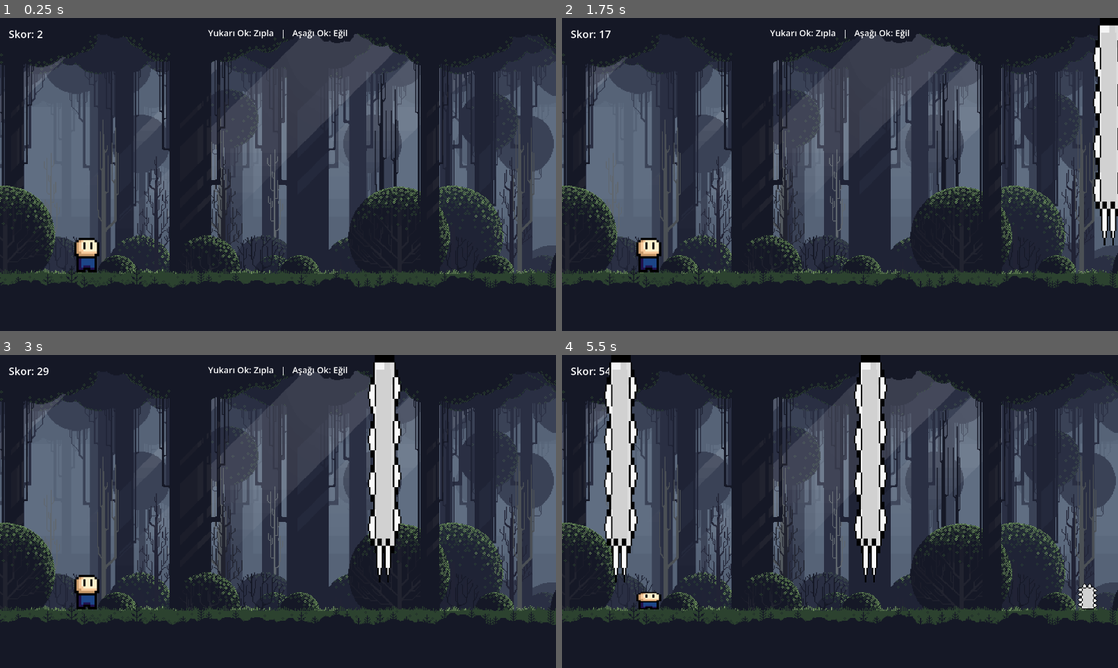
Above: before the commit, frames 1-4 (two rows, left to right).
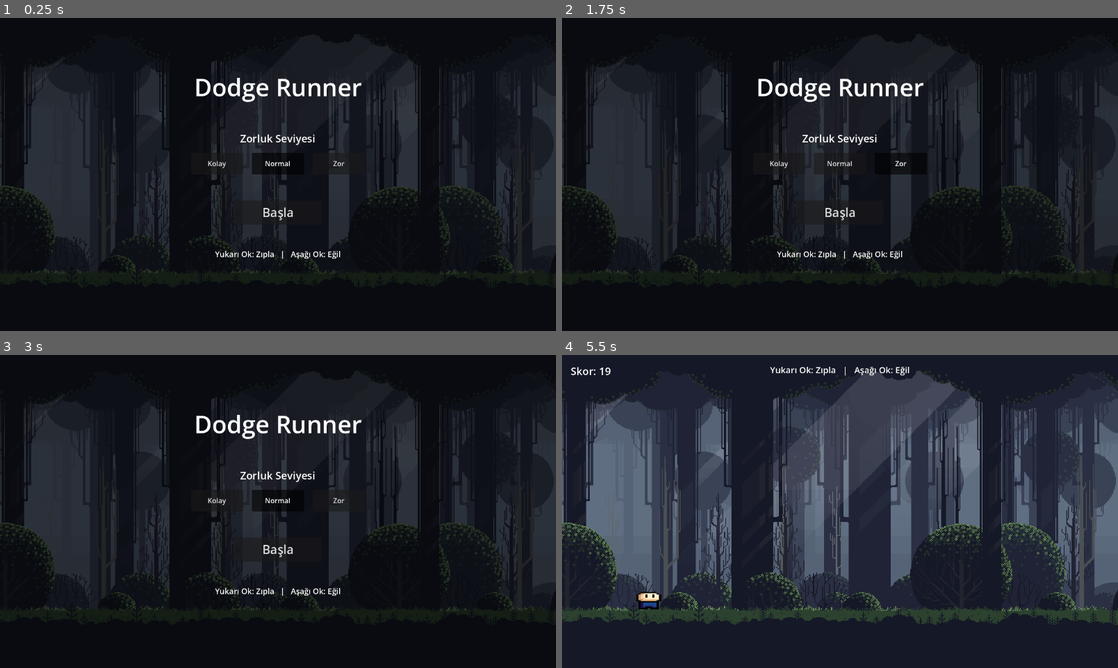
Above: after the commit, the same moments.

Repository: eorhan23/Dodge-Runner
Game: Godot game, scene res://scenes/MainMenu.tscn
The game is run twice, just before and just after one commit, with the same random seed, the same clock (stepped at 60 frames per second) and the same inputs. Before the commit the project starts from res://scenes/Main.tscn.
Inputs (mouse positions are in pixels of both pictures, inside the frame that each line leads up to):
- Up to frame 1 (0.25 s): no input
- Up to frame 2 (1.75 s): click (778, 165) at 0.5 s, where only the run after the commit has a clickable "Kolay"; click (901, 165) at 1.25 s, where only the run after the commit has a clickable "Zor"
- Up to frame 3 (3 s): click (278, 502) at 2 s, where only the run after the commit has a clickable "Normal"; click (278, 502) at 2.75 s, where only the run after the commit has a clickable "Normal"
- Up to frame 4 (5.5 s): click (840, 549) at 3.5 s, where only the run after the commit has a clickable "Başla"; hold Up (ui_up) 4.28-5.03 s; hold Down (ui_down) from 5.03 s (still down)

The runs differ from the first frame. In frame 1, 60% of the frame differs, in the area x 0-100%, y 3-87%; in frame 2, 60%; in frame 3, 60%, in the area x 0-100%, y 2-87%; in frame 4, 7.2%.

Commit message:
Faz 6 tamamlandı

Diff:
--- a/src/project.godot
+++ b/src/project.godot
@@ -11,7 +11,7 @@
 [application]
 
 config/name="Dodge Runner"
-run/main_scene="res://scenes/Main.tscn"
+run/main_scene="res://scenes/MainMenu.tscn"
 config/features=PackedStringArray("4.7", "GL Compatibility")
 
 [autoload]
--- a/src/scenes/GameOver.tscn
+++ b/src/scenes/GameOver.tscn
@@ -32,8 +32,15 @@
 text = "Skor: 0"
 
 [node name="RestartButton" type="Button" parent="."]
-offset_left = 540.0
+offset_left = 430.0
 offset_top = 380.0
-offset_right = 740.0
+offset_right = 620.0
 offset_bottom = 420.0
 text = "Tekrar Oyna"
+
+[node name="MainMenuButton" type="Button" parent="."]
+offset_left = 660.0
+offset_top = 380.0
+offset_right = 850.0
+offset_bottom = 420.0
+text = "Ana Menü"
--- a/src/scenes/Main.tscn
+++ b/src/scenes/Main.tscn
@@ -4,8 +4,10 @@
 [ext_resource type="Script" uid="uid://bxsly4jgxu0gi" path="res://scripts/ScoreLabel.gd" id="2"]
 [ext_resource type="Texture2D" uid="uid://k7be3eypc3n0" path="res://assets/sprites/background.png" id="3"]
 [ext_resource type="Script" uid="uid://be3w8msl02ark" path="res://scripts/ControlsHint.gd" id="4"]
+[ext_resource type="Script" path="res://scripts/Main.gd" id="5"]
 
 [node name="Main" type="Node2D" unique_id=1483584541]
+script = ExtResource("5")
 
 [node name="Background" type="Sprite2D" parent="." unique_id=1553426895]
 position = Vector2(640, -93)
--- /dev/null
+++ b/src/scenes/MainMenu.tscn
@@ -0,0 +1,83 @@
+[gd_scene load_steps=4 format=3]
+
+[ext_resource type="Script" path="res://scripts/MainMenu.gd" id="1"]
+[ext_resource type="Texture2D" path="res://assets/sprites/background.png" id="2"]
+
+[sub_resource type="ButtonGroup" id="ButtonGroup_1"]
+
+[node name="MainMenu" type="Control"]
+anchor_right = 1.0
+anchor_bottom = 1.0
+script = ExtResource("1")
+
+[node name="Background" type="Sprite2D" parent="."]
+position = Vector2(640, -93)
+scale = Vector2(2.05, 2.05)
+texture = ExtResource("2")
+
+[node name="Overlay" type="ColorRect" parent="."]
+anchor_right = 1.0
+anchor_bottom = 1.0
+color = Color(0, 0, 0, 0.55)
+
+[node name="TitleLabel" type="Label" parent="."]
+offset_left = 340.0
+offset_top = 120.0
+offset_right = 940.0
+offset_bottom = 190.0
+theme_override_font_sizes/font_size = 56
+horizontal_alignment = 1
+text = "Dodge Runner"
+
+[node name="DifficultyLabel" type="Label" parent="."]
+offset_left = 340.0
+offset_top = 260.0
+offset_right = 940.0
+offset_bottom = 292.0
+theme_override_font_sizes/font_size = 24
+horizontal_alignment = 1
+text = "Zorluk Seviyesi"
+
+[node name="DifficultyButtons" type="HBoxContainer" parent="."]
+offset_left = 440.0
+offset_top = 310.0
+offset_right = 840.0
+offset_bottom = 360.0
+theme_override_constants/separation = 20
+alignment = 1
+
+[node name="EasyButton" type="Button" parent="DifficultyButtons"]
+custom_minimum_size = Vector2(120, 50)
+toggle_mode = true
+button_group = SubResource("ButtonGroup_1")
+text = "Kolay"
+
+[node name="NormalButton" type="Button" parent="DifficultyButtons"]
+custom_minimum_size = Vector2(120, 50)
+toggle_mode = true
+button_pressed = true
+button_group = SubResource("ButtonGroup_1")
+text = "Normal"
+
+[node name="HardButton" type="Button" parent="DifficultyButtons"]
+custom_minimum_size = Vector2(120, 50)
+toggle_mode = true
+button_group = SubResource("ButtonGroup_1")
+text = "Zor"
+
+[node name="StartButton" type="Button" parent="."]
+offset_left = 540.0
+offset_top = 420.0
+offset_right = 740.0
+offset_bottom = 475.0
+theme_override_font_sizes/font_size = 28
+text = "Başla"
+
+[node name="ControlsLabel" type="Label" parent="."]
+offset_left = 340.0
+offset_top = 530.0
+offset_right = 940.0
+offset_bottom = 562.0
+theme_override_font_sizes/font_size = 18
+horizontal_alignment = 1
+text = "Yukarı Ok: Zıpla   |   Aşağı Ok: Eğil"
--- a/src/scripts/GameManager.gd
+++ b/src/scripts/GameManager.gd
@@ -2,46 +2,87 @@
 
 const GAME_OVER_SCENE := preload("res://scenes/GameOver.tscn")
 
+enum Difficulty { EASY, NORMAL, HARD }
+
+const DIFFICULTY_SETTINGS := {
+	Difficulty.EASY: {
+		"start_speed": 0.85,
+		"max_speed": 1.8,
+		"start_spawn": 1.15,
+		"min_spawn": 0.6,
+	},
+	Difficulty.NORMAL: {
+		"start_speed": 1.0,
+		"max_speed": 2.2,
+		"start_spawn": 1.0,
+		"min_spawn": 0.5,
+	},
+	Difficulty.HARD: {
+		"start_speed": 1.25,
+		"max_speed": 2.8,
+		"start_spawn": 0.85,
+		"min_spawn": 0.4,
+	},
+}
+
 const DIFFICULTY_INTERVAL := 10.0
 const SPEED_INCREASE := 0.08
 const SPAWN_INTERVAL_DECREASE := 0.08
-const MAX_SPEED_MULTIPLIER := 2.2
-const MIN_SPAWN_INTERVAL_MULTIPLIER := 0.5
 const SCORE_PER_SECOND := 10.0
 
+var difficulty: Difficulty = Difficulty.NORMAL
 var elapsed_time: float = 0.0
 var score: int = 0
 var speed_multiplier: float = 1.0
 var spawn_interval_multiplier: float = 1.0
 var is_game_over: bool = false
+var is_running: bool = false
 
 var _difficulty_timer: float = 0.0
 
 
 func _process(delta: float) -> void:
+	if not is_running:
+		return
+
 	elapsed_time += delta
 	score = int(elapsed_time * SCORE_PER_SECOND)
 
 	_difficulty_timer += delta
 	if _difficulty_timer >= DIFFICULTY_INTERVAL:
 		_difficulty_timer -= DIFFICULTY_INTERVAL
-		speed_multiplier = min(speed_multiplier * (1.0 + SPEED_INCREASE), MAX_SPEED_MULTIPLIER)
-		spawn_interval_multiplier = max(spawn_interval_multiplier * (1.0 - SPAWN_INTERVAL_DECREASE), MIN_SPAWN_INTERVAL_MULTIPLIER)
+		var settings: Dictionary = DIFFICULTY_SETTINGS[difficulty]
+		speed_multiplier = min(speed_multiplier * (1.0 + SPEED_INCREASE), settings["max_speed"])
+		spawn_interval_multiplier = max(spawn_interval_multiplier * (1.0 - SPAWN_INTERVAL_DECREASE), settings["min_spawn"])
+
+
+func set_difficulty(new_difficulty: Difficulty) -> void:
+	difficulty = new_difficulty
+	reset()
+
+
+func start_game() -> void:
+	reset()
+	SpawnManager.reset()
+	is_running = true
 
 
 func game_over() -> void:
 	if is_game_over:
 		return
 	is_game_over = true
+	is_running = false
 	get_tree().paused = true
 	var game_over_ui := GAME_OVER_SCENE.instantiate()
 	get_tree().current_scene.add_child(game_over_ui)
 
 
 func reset() -> void:
+	var settings: Dictionary = DIFFICULTY_SETTINGS[difficulty]
 	elapsed_time = 0.0
 	score = 0
-	speed_multiplier = 1.0
-	spawn_interval_multiplier = 1.0
+	speed_multiplier = settings["start_speed"]
+	spawn_interval_multiplier = settings["start_spawn"]
 	_difficulty_timer = 0.0
 	is_game_over = false
+	is_running = false
--- a/src/scripts/GameOver.gd
+++ b/src/scripts/GameOver.gd
@@ -2,14 +2,22 @@
 
 @onready var final_score_label: Label = $FinalScoreLabel
 @onready var restart_button: Button = $RestartButton
+@onready var main_menu_button: Button = $MainMenuButton
 
 
 func _ready() -> void:
 	final_score_label.text = "Skor: %d" % GameManager.score
 	restart_button.pressed.connect(_on_restart_pressed)
+	main_menu_button.pressed.connect(_on_main_menu_pressed)
 
 
 func _on_restart_pressed() -> void:
+	# Sahne yeniden yüklenince Main.gd._ready() GameManager.start_game()'i çağırır.
+	get_tree().paused = false
+	get_tree().reload_current_scene()
+
+
+func _on_main_menu_pressed() -> void:
 	GameManager.reset()
 	get_tree().paused = false
-	get_tree().reload_current_scene()
+	get_tree().change_scene_to_file("res://scenes/MainMenu.tscn")
--- /dev/null
+++ b/src/scripts/Main.gd
@@ -0,0 +1,5 @@
+extends Node2D
+
+
+func _ready() -> void:
+	GameManager.start_game()
--- /dev/null
+++ b/src/scripts/MainMenu.gd
@@ -0,0 +1,29 @@
+extends Control
+
+@onready var easy_button: Button = $DifficultyButtons/EasyButton
+@onready var normal_button: Button = $DifficultyButtons/NormalButton
+@onready var hard_button: Button = $DifficultyButtons/HardButton
+@onready var start_button: Button = $StartButton
+
+
+func _ready() -> void:
+	easy_button.pressed.connect(_on_difficulty_selected.bind(GameManager.Difficulty.EASY))
+	normal_button.pressed.connect(_on_difficulty_selected.bind(GameManager.Difficulty.NORMAL))
+	hard_button.pressed.connect(_on_difficulty_selected.bind(GameManager.Difficulty.HARD))
+	start_button.pressed.connect(_on_start_pressed)
+	_sync_selection()
+
+
+func _on_difficulty_selected(new_difficulty: GameManager.Difficulty) -> void:
+	GameManager.set_difficulty(new_difficulty)
+	_sync_selection()
+
+
+func _sync_selection() -> void:
+	easy_button.button_pressed = GameManager.difficulty == GameManager.Difficulty.EASY
+	normal_button.button_pressed = GameManager.difficulty == GameManager.Difficulty.NORMAL
+	hard_button.button_pressed = GameManager.difficulty == GameManager.Difficulty.HARD
+
+
+func _on_start_pressed() -> void:
+	get_tree().change_scene_to_file("res://scenes/Main.tscn")
--- a/src/scripts/SpawnManager.gd
+++ b/src/scripts/SpawnManager.gd
@@ -10,11 +10,13 @@
 const FAST_SPEED := 480.0
 const MIN_SPAWN_INTERVAL := 1.2
 const MAX_SPAWN_INTERVAL := 2.2
+const FIRST_SPAWN_DELAY := 2.0
 
 var timer: Timer
 
 var _last_ground_obstacle = null
 var _last_top_obstacle = null
+var _is_first_spawn := true
 
 
 func _ready() -> void:
@@ -25,20 +27,41 @@
 	_start_timer()
 
 
+func reset() -> void:
+	# Sahne yeniden yüklendiğinde eski engel referansları geçersizleşir.
+	_last_ground_obstacle = null
+	_last_top_obstacle = null
+	_is_first_spawn = true
+	# Zamanlayıcı menüde de dönmeye devam ettiği için kalan süresi rastgeledir;
+	# tur başında sıfırlanmazsa ilk engel oyun açılır açılmaz belirebilir.
+	if timer:
+		timer.start(FIRST_SPAWN_DELAY)
+
+
 func _start_timer() -> void:
 	var interval := randf_range(MIN_SPAWN_INTERVAL, MAX_SPAWN_INTERVAL)
 	timer.start(interval * GameManager.spawn_interval_multiplier)
 
 
 func _on_timer_timeout() -> void:
-	_spawn_random_obstacle()
+	# Yalnızca oyun sahnesi aktifken engel üret; menüdeyken üretim durur.
+	if GameManager.is_running:
+		_spawn_random_obstacle()
 	_start_timer()
 
 
 func _spawn_random_obstacle() -> void:
 	var base_speed := BASE_SPEED * GameManager.speed_multiplier
 	var fast_speed := FAST_SPEED * GameManager.speed_multiplier
-	match randi() % 4:
+
+	# Turun ilk engeli hızlı varyant olmasın: ekran boş olduğu için hız kırpması
+	# devreye girmez ve oyuncu daha yerleşmeden tam hızla gelen bir engelle karşılaşır.
+	var variant := randi() % 4
+	if _is_first_spawn:
+		variant = randi() % 3
+		_is_first_spawn = false
+
+	match variant:
 		0:
 			_spawn_ground(base_speed, SPAWN_X)
 		1:
@@ -51,22 +74,25 @@
 
 
 func _spawn_ground(speed: float, spawn_x: float) -> void:
-	var safe_speed := _clamp_against(speed, _last_top_obstacle)
+	var safe_speed := _clamp_against_pending(speed)
 	_last_ground_obstacle = _spawn_obstacle(40.0, 60.0, GROUND_Y, safe_speed, spawn_x)
 
 
 func _spawn_top(speed: float, spawn_x: float) -> void:
-	var safe_speed := _clamp_against(speed, _last_ground_obstacle)
+	var safe_speed := _clamp_against_pending(speed)
 	_last_top_obstacle = _spawn_obstacle(40.0, 100.0, TOP_BOTTOM_Y, safe_speed, spawn_x, true)
 
 
-func _clamp_against(speed: float, other) -> float:
-	# Karşıt tipteki bir önceki engel henüz oyuncuya ulaşmadıysa, yeni engel
-	# onu yakalayıp geçemesin (aksi halde ikisi oyuncunun konumunda çakışıp
-	# aynı anda hem zıplama hem eğilme gerektiren kaçınılmaz bir durum oluşur).
-	if is_instance_valid(other) and other.position.x > PLAYER_X:
-		return min(speed, other.speed)
-	return speed
+func _clamp_against_pending(speed: float) -> float:
+	# Oyuncuya henüz ulaşmamış hiçbir engel geçilemesin: yeni engelin hızı,
+	# ekranda bekleyen engellerin en yavaşını aşamaz. Aksi halde hızlı bir engel
+	# yavaş olanı yakalayıp yanından/üstünden geçer; karşıt tiplerde bu kaçınılmaz
+	# çarpışma yaratır, aynı tipte ise engeller üst üste binmiş gibi görünür.
+	var limit := speed
+	for other in [_last_ground_obstacle, _last_top_obstacle]:
+		if is_instance_valid(other) and other.position.x > PLAYER_X:
+			limit = min(limit, other.speed)
+	return limit
 
 
 func _spawn_obstacle(width: float, height: float, bottom_y: float, speed: float, spawn_x: float, is_hanging: bool = false) -> Node:
Not shown, added: src/scripts/Main.gd.uid
Not shown, added: src/scripts/MainMenu.gd.uid
Not shown, changed: tasks/Tasks.md
